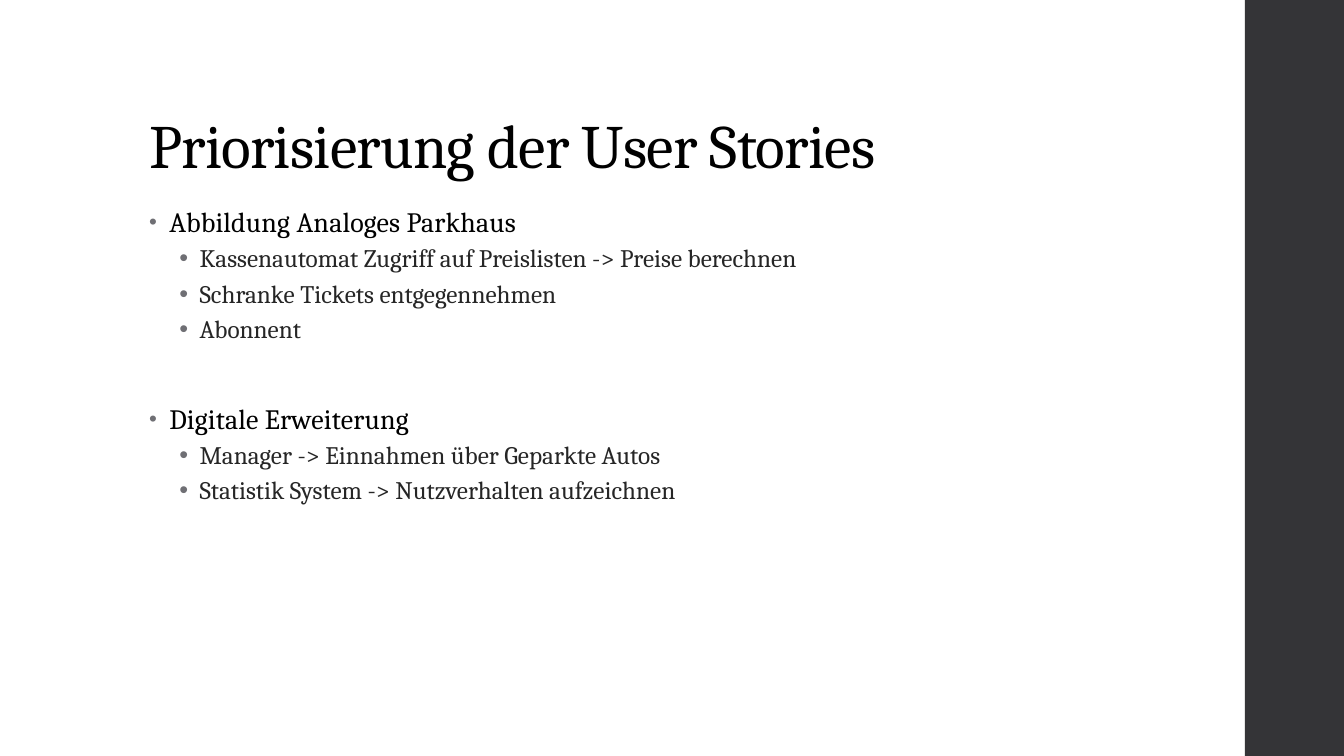
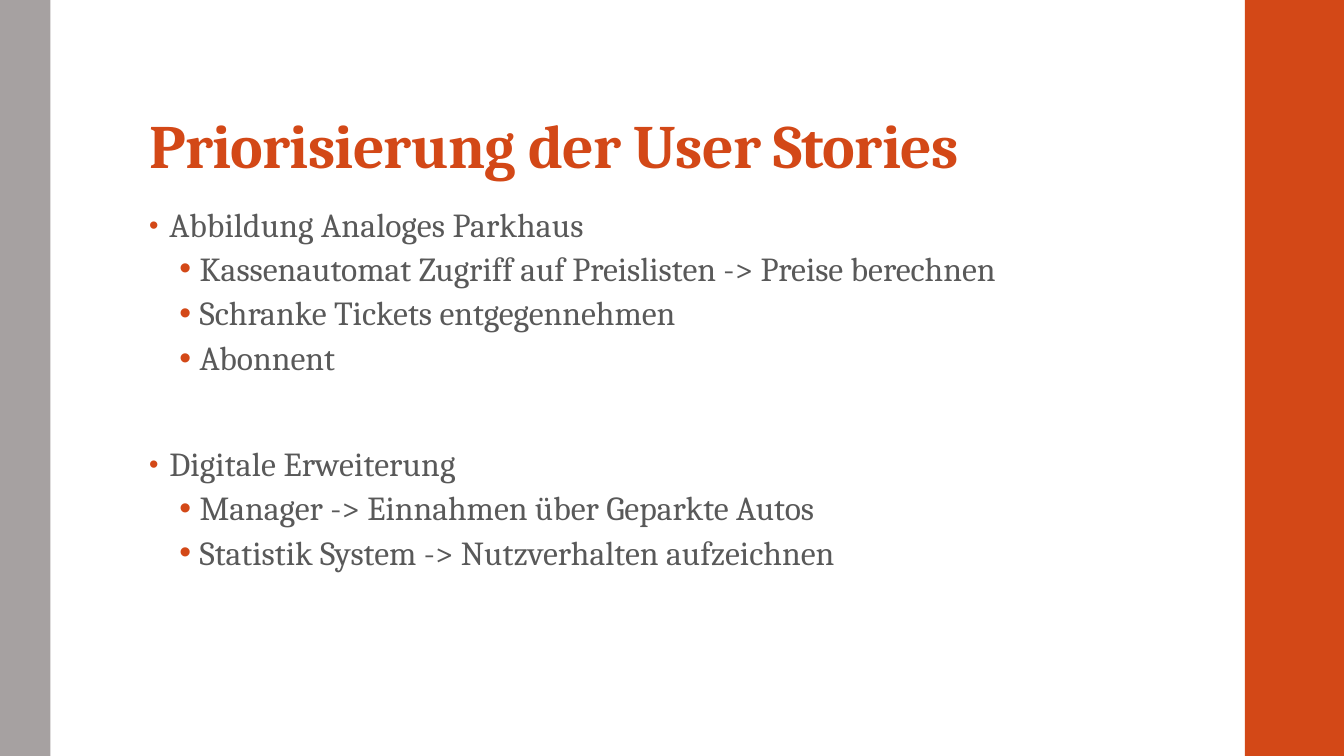
Before and after one commit to CodeIsJustLikeMagic/SE1Minutes, a slide deck: slide 3 of Projekt Diagramme/19 Präsentation und Demo TODO.pptx. Drawn at 1344x756 pixels with LibreOffice and Linux fonts; fonts in the diff are those of the drawing. Boxes give left, top, right and bottom in pixels: in the first picture for what was removed or moved away, otherwise in the second. Text is boxed around its words. In the diff, an @@ line names an element or a change of style, - is before the commit and + after.

```diff
--- a/Projekt Diagramme/19 Präsentation und Demo TODO.pptx
+++ b/Projekt Diagramme/19 Präsentation und Demo TODO.pptx
@@ rectangle added at (0, 0, 50, 756), fill #A6A1A1 @@
@@ rectangle at (1245, 0, 1344, 756): fill #353537 to #D34817 @@
@@ title "Priorisierung der User Stories" at (149, 125, 958, 181): text colour #000000 to #D34817, bold on @@
@@ text "Abbildung Analoges Parkhaus" at (169, 213, 996, 573): size 20 to 24 pt, text colour #000000 to #595959 in "Abbildung Analoges Parkhaus", "Digitale Erweiterung"; size 18 to 24 pt, text colour #262626 to #595959 in "Kassenautomat Zugriff auf Preislisten -> Preise berechnen", "Schranke Tickets entgegennehmen", "Abonnent", "Manager -> Einnahmen über Geparkte Autos" and 1 more places; bullet colour #6F6F74 to #D34817 @@
```
Also in this commit, not shown: 6 other slides changed, 1 slide added, 1 other file.
